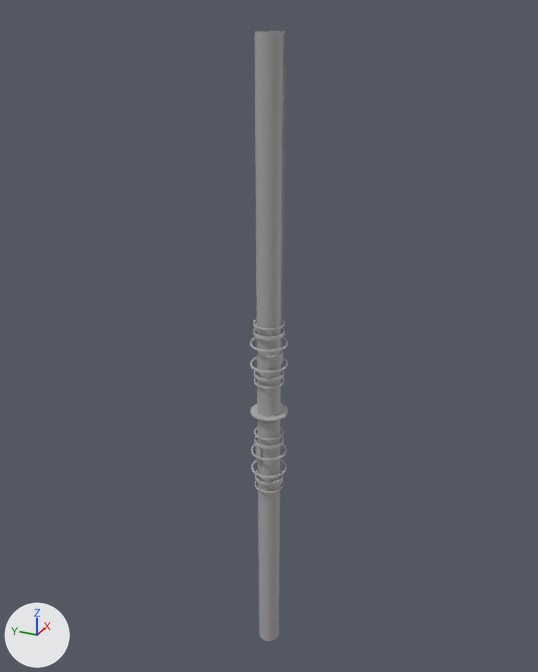
An edit to the FBX model Assets/Art/Meshs/1-Enviros/Kit/Couloir_2/SM_asscenceur.fbx, drawn before and after from the same camera.
One viewpoint serves both versions: a camera (50 mm lens) standing at (-511.0, -229.0, 328.0) and looking at (15.0, 8.0, 65.0). The axes (+X, +Y, +Z) are drawn at lower left. The lights are the same throughout. The first picture is the older version. Where no turn or scale is listed for an object, it has been applied to the vertices.

In view in the first picture: 'SM_asscenceur'.
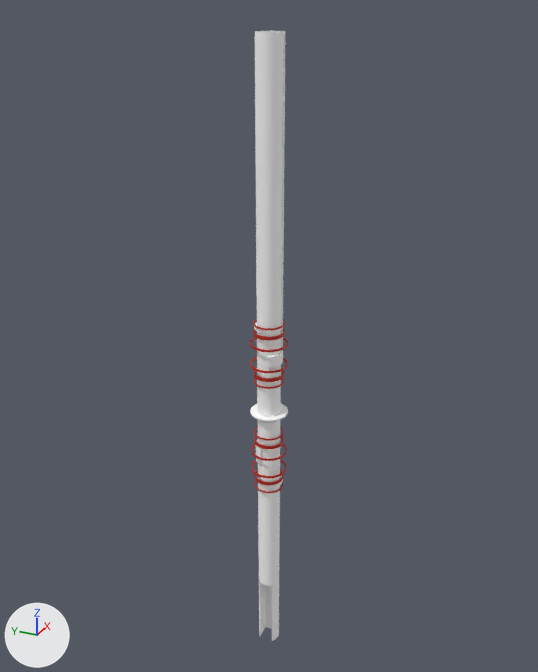
Where the newer file only moved an object's origin or applied its transform, the numbers keep the older frame.

What differs and where, as boxes (x1, y1, x2, y2) in the pictures (538 x 672 px):
'SM_asscenceur', recoloured, reshaped (grey to white)
    both: (250, 30, 288, 641)
part 1 of me_mesh, cut back
    both: (258, 483, 274, 641)

The edits, one by one:
Material 'lambert2' (mat_lambert2) changes colour from grey #bcbcbc to red #bc1900; in linear values from (0.5, 0.5, 0.5) to (0.5, 0.00948, 0.0).
Material 'standardSurface1' (mat_standardsurface1) changes colour from grey #aaaaaa to white #ffffff; in linear values from (0.4, 0.4, 0.4) to (1.0, 1.0, 1.0).
me_mesh is used by ob_sm_asscenceur; location (-2.0, 0.0, 26.0).
me_mesh had 1773 vertices, 1714 faces and spanned x -16.0..16.0, y -16.0..16.0, z -280.0..280.0.
me_mesh now has 1785 vertices, 1730 faces and spans x -16.0..16.0, y -16.0..16.0, z -280.0..280.0.
Part 1, on me_mesh:
6 vertices are removed from x -10.0..-9.0, y -5.0..5.0, z -279.0.
9 faces are deleted.
10 vertices are added at x 6.0, y -6.0..6.0, z -279.0..-208.0.
8 new vertices lie (0.0, 0.0, -113.0) away from vertices in x -10.0..-8.0, y -6.0..6.0, z -95.0.
25 new faces join them, mat_standardsurface1 (white #ffffff).
